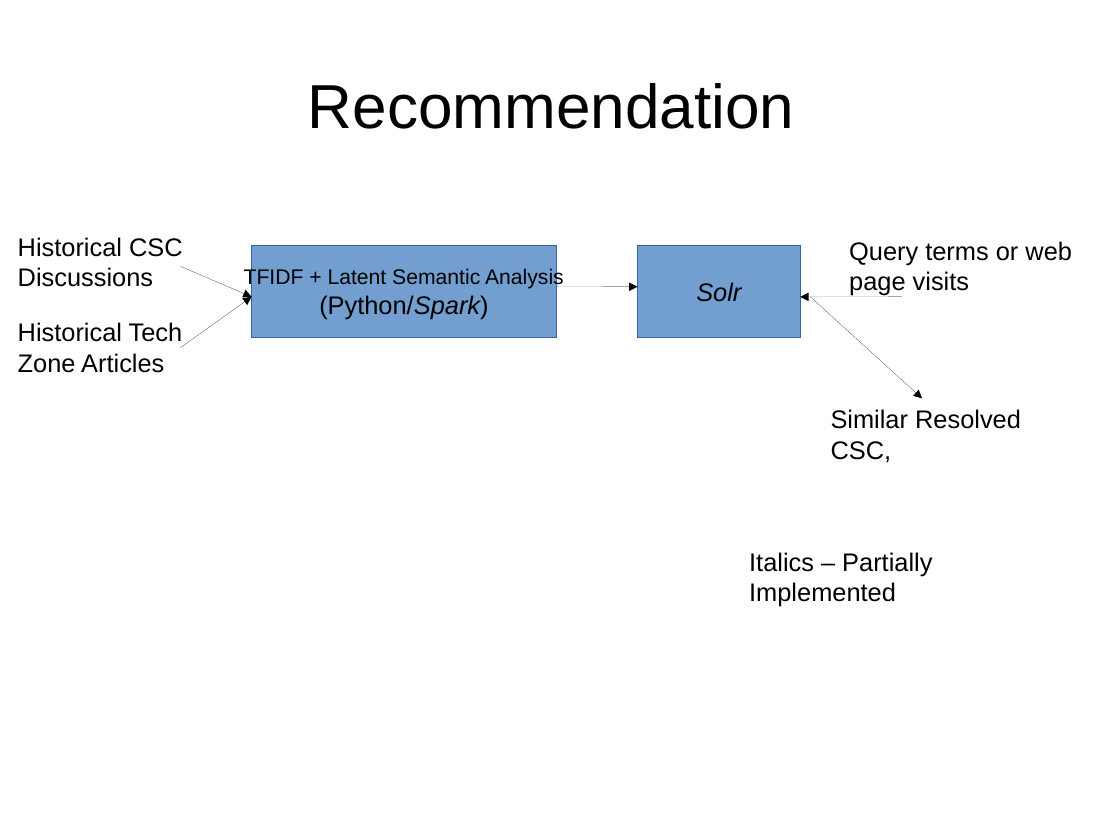
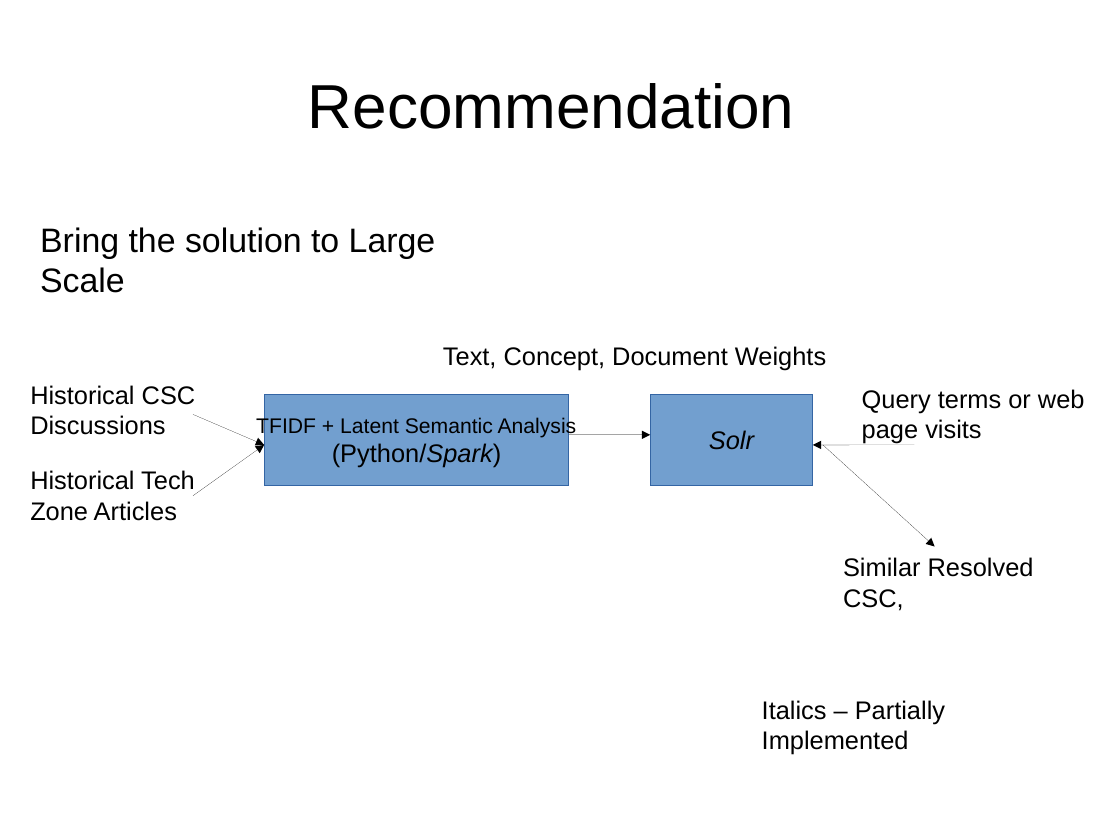
Before and after one commit to lelakshm/texata2015-hackathon, a slide deck: slide 6 of skanajan/Texata Finals.pptx (slide 4 before the commit). Drawn at 1120x840 pixels with LibreOffice and Linux fonts; fonts in the diff are those of the drawing. Boxes give left, top, right and bottom in pixels: in the first picture for what was removed or moved away, otherwise in the second. Text is boxed around its words. In the diff, an @@ line names an element or a change of style, - is before the commit and + after.

```diff
--- a/skanajan/Texata Finals.pptx
+++ b/skanajan/Texata Finals.pptx
@@ text added at [40,227,436,293], 24 pt, text #000000 @@
+Bring the solution to Large Scale
@@ text added at [443,346,826,371], 18 pt, text #000000 @@
+Text, Concept, Document Weights
@@ text "Query terms or web page ...": place and size @@
-text "Query terms or web page ..." at [849,241,1072,296]
+text "Query terms or web page ..." at [862,389,1085,444]
@@ arrow moved from (181, 348) - (252, 297) to (193, 415) - (264, 445) @@
@@ arrow moved from (181, 266) - (252, 297) to (193, 496) - (264, 445) @@
@@ 4 texts, 3 arrows, 2 rectangles: place and size @@
-4 texts, 3 arrows, 2 rectangles at [18,237,1021,607]
+4 texts, 3 arrows, 2 rectangles at [30,385,1034,755]
```
Also in this commit, not shown: 2 other slides changed, 3 slides added, 2 slides removed.
